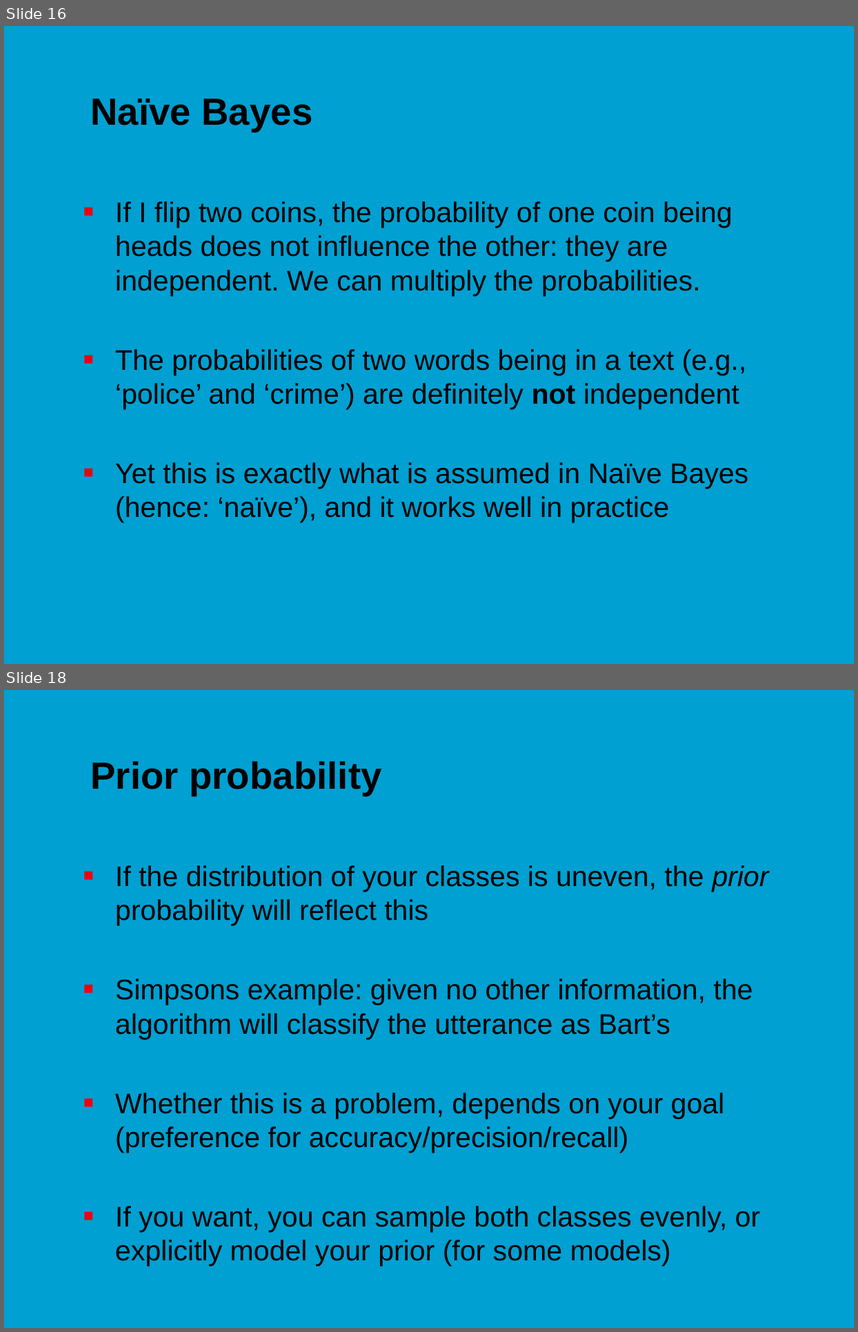
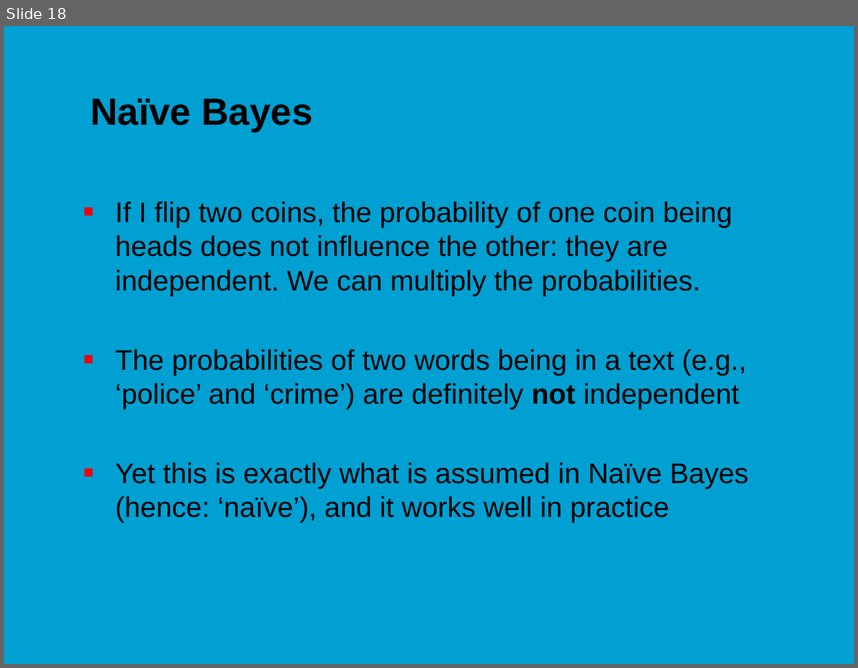
Before and after one commit to jonasmoons/data-driven-learning, a slide deck: slides/Week 6 - text mining.pptx. Shown one above the other, each under a label of ours: slides 16 and 18 before the commit, slide 18 after it; the slides between them are not shown. The pictures are 858x1332 and 858x668 pixels, drawn with LibreOffice and Linux fonts; fonts in the diff are those of the drawing; background and template pictures are left out. Boxes give left, top, right and bottom in pixels: in the first picture for what was removed or moved away, otherwise in the second. Text is boxed around its words. In the diff, an @@ line names an element or a change of style, - is before the commit and + after.

```diff
--- a/slides/Week 6 - text mining.pptx
+++ b/slides/Week 6 - text mining.pptx
@@ slide 18 removed at (4,690,854,1328), background picture (left out) @@
@@ title removed at (90,761,382,795) @@
-Prior probability
@@ text removed at (115,865,769,1265) @@
-■ If the distribution of your classes is uneven, the prior probability will reflect this
-■ Simpsons example: given no other information, the algorithm will classify the utterance as Bart’s
-■ Whether this is a problem, depends on your goal (preference for accuracy/precision/recall)
-■ If you want, you can sample both classes evenly, or explicitly model your prior (for some models)
@@ what was slide 16 is now slide 18 @@
```
Also in this commit, not shown: 13 slides changed, 2 slides added, 3 other files.
